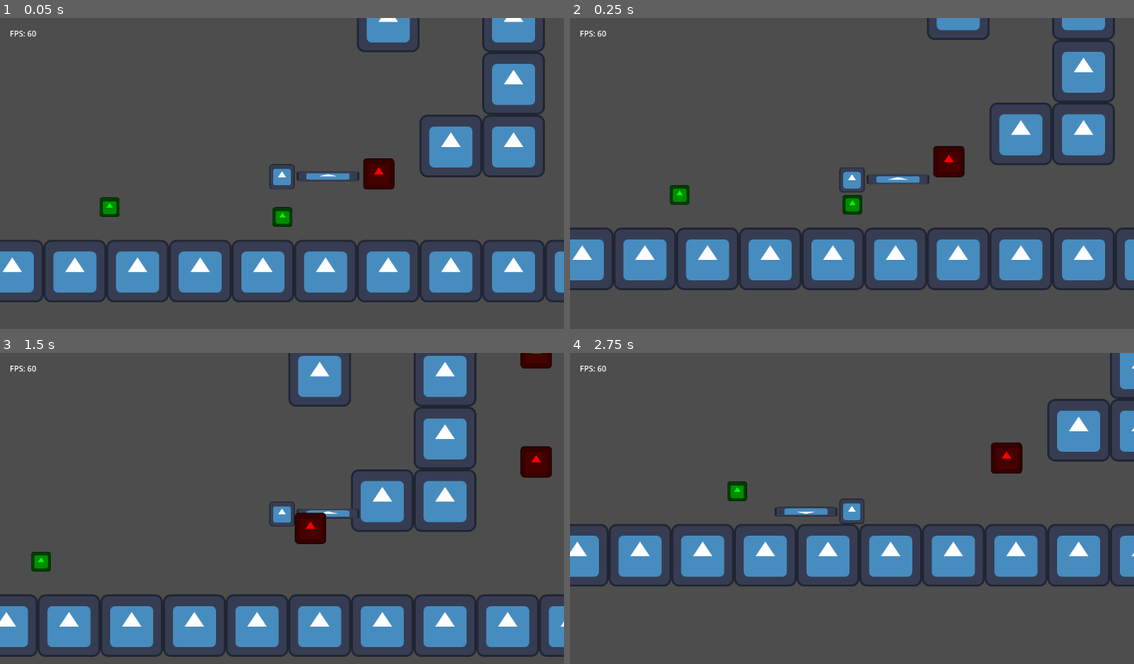
Above: before the commit, frames 1-4 (two rows, left to right).
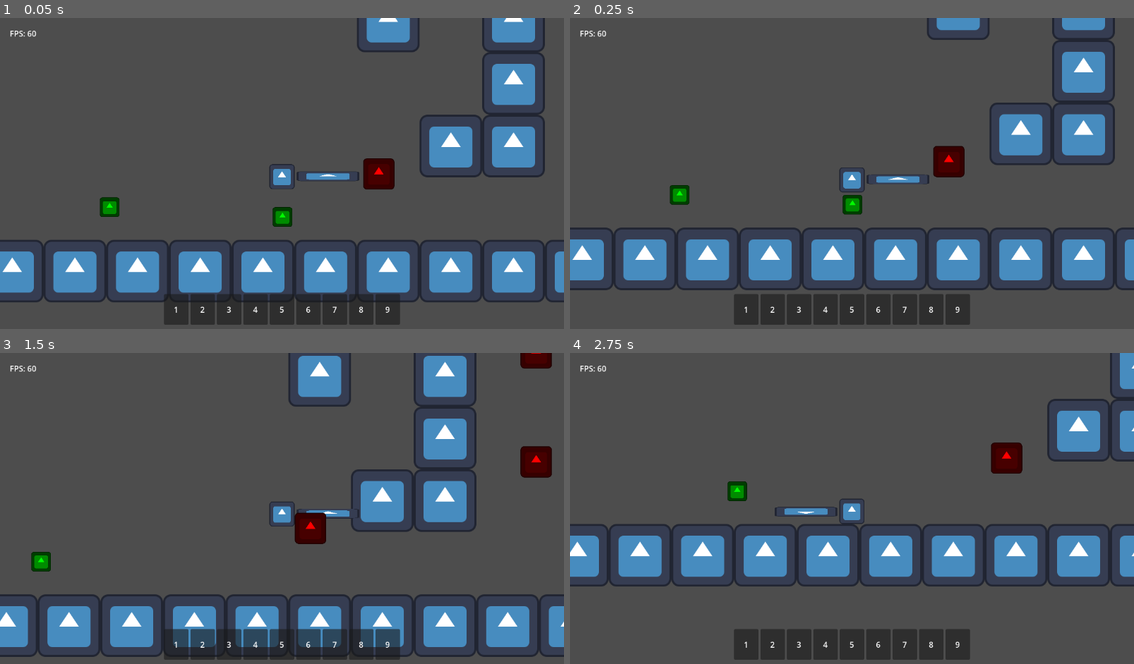
Above: after the commit, the same moments.

Repository: TheHumanMRP/RPG-Life-Tracker
Game: Godot game, scene res://Folders/Systems/Main/Scenes/main_scene.tscn
The game is run twice, just before and just after one commit, with the same random seed, the same clock (stepped at 60 frames per second) and the same inputs. The engine's default icon, where the game draws it, is replaced by a stand-in: a white triangle on a blue panel in a dark square.
Inputs (mouse positions are in pixels of both pictures, inside the frame that each line leads up to):
- Up to frame 1 (0.05 s): no input
- Up to frame 2 (0.25 s): no input
- Up to frame 3 (1.5 s): move the mouse to (406, 496) at 0.52 s; hold D (move_right) 0.53-1.25 s; tap T (add_test_sword) at 0.6 s; click (406, 496) at 0.67 s; tap Space (jump) at 0.77 s; drag from (169, 527) to (39, 564) at 1.27 s
- Up to frame 4 (2.75 s): move the mouse to (908, 443) at 2.02 s; hold A (move_left) from 2.03 s (still down); tap T (add_test_sword) at 2.1 s; click (908, 443) at 2.17 s

The runs differ from the first frame. In frame 1, 3.5% of the frame differs, in the area x 29-71%, y 88-99%; in frame 2, 3.7%; in frame 3, 3.4%; in frame 4, 3.7%.
Error before the commit: Parse Error: Expected expression after "or" operator. (res://Folders/Systems/Globals/global.gd:44)
Error after the commit: Invalid access to property or key 'inventory_component' on a base object of type 'Resource (SaveData)'. (res://Folders/Systems/Globals/global.gd:42)

Commit message:
Auto commit at 2026-08-09 15:33:46

Diff:
--- a/Folders/Systems/Globals/global.gd
+++ b/Folders/Systems/Globals/global.gd
@@ -41,7 +41,8 @@
 	if Input.is_action_just_pressed("add_test_sword"):
 		save_data.inventory_component.add_test_sword()
 
-	if
+	if current_game_state == GAME_STATES.Playing:
+		Input.mouse_mode = Input.MOUSE_MODE_CAPTURED
 
 func _ready() -> void:
 	test()
